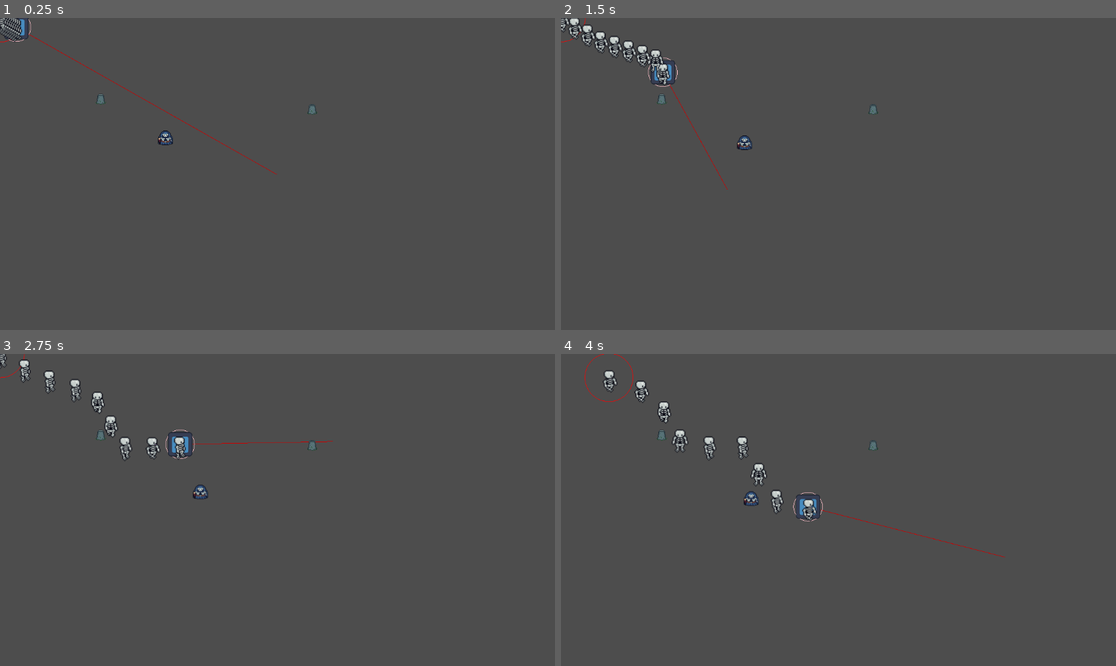
Above: before the commit, frames 1-4 (two rows, left to right).
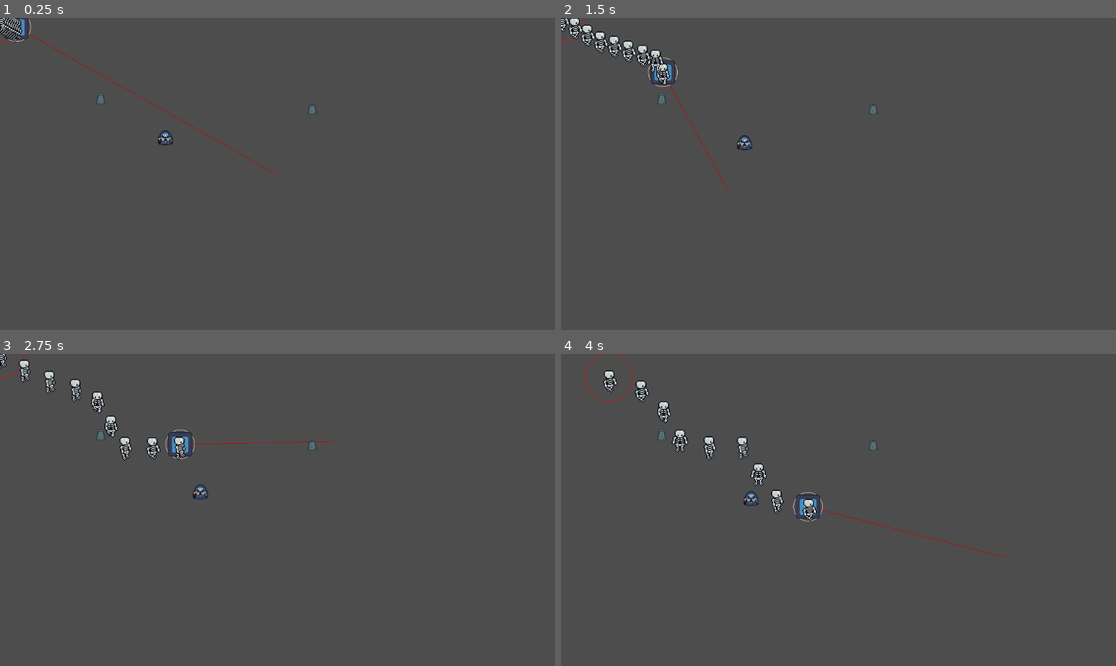
Above: after the commit, the same moments.

Repository: iris-nkhn/Mini-Jam-208
Game: Godot game, scene res://scenes/root.tscn
The game is run twice, just before and just after one commit, with the same random seed, the same clock (stepped at 60 frames per second) and the same inputs. The engine's default icon, where the game draws it, is replaced by a stand-in: a white triangle on a blue panel in a dark square.
Inputs (mouse positions are in pixels of both pictures, inside the frame that each line leads up to):
- Up to frame 1 (0.25 s): no input
- Up to frame 2 (1.5 s): move the mouse to (960, 158) at 0.52 s; hold D (Right) 0.53-1.28 s; move the mouse to (727, 189) at 1.27 s; hold S (Down) from 1.28 s (still down)
- Up to frame 3 (2.75 s): move the mouse to (333, 441) at 2.02 s; release S (Down) at 2.03 s; hold D (Right) from 2.03 s (still down)
- Up to frame 4 (4 s): move the mouse to (810, 572) at 2.77 s; release D (Right) at 2.78 s; hold W (Up) 2.78-3.53 s; move the mouse to (1005, 556) at 3.52 s; hold A (Left) from 3.53 s (still down)

The runs differ from the first frame. In frame 1, 0.2% of the frame differs, in the area x 0-5%, y 0-8%; in frame 2, 0.5%; in frame 3, 0.5%; in frame 4, 0.6%, in the area x 7-47%, y 5-54%.

Commit message:
Filtros, sprites de particulas, escena de torre +  nodo de animacion

Diff:
--- a/scenes/follower/follower_1.tscn
+++ b/scenes/follower/follower_1.tscn
@@ -353,6 +353,7 @@
 script = ExtResource("1_bhxwe")
 
 [node name="Sprite2D" type="Sprite2D" parent="." unique_id=1435422461]
+texture_filter = 1
 scale = Vector2(2, 2)
 texture = ExtResource("1_b5sj2")
 hframes = 12
--- /dev/null
+++ b/scenes/tower/tower.tscn
@@ -0,0 +1,70 @@
+[gd_scene format=3 uid="uid://brtlta8w3dq4l"]
+
+[ext_resource type="Texture2D" uid="uid://bufa2iv11sgf6" path="res://assets/sprites/tower_spritesheet.png" id="1_mg2hd"]
+
+[sub_resource type="Animation" id="Animation_r21n7"]
+length = 0.001
+tracks/0/type = "value"
+tracks/0/imported = false
+tracks/0/enabled = true
+tracks/0/path = NodePath(".:frame")
+tracks/0/interp = 1
+tracks/0/loop_wrap = true
+tracks/0/keys = {
+"times": PackedFloat32Array(0),
+"transitions": PackedFloat32Array(1),
+"update": 1,
+"values": [0]
+}
+
+[sub_resource type="Animation" id="Animation_cbwxl"]
+resource_name = "conquer"
+step = 0.125
+tracks/0/type = "value"
+tracks/0/imported = false
+tracks/0/enabled = true
+tracks/0/path = NodePath(".:frame")
+tracks/0/interp = 1
+tracks/0/loop_wrap = true
+tracks/0/keys = {
+"times": PackedFloat32Array(0),
+"transitions": PackedFloat32Array(1),
+"update": 1,
+"values": [5]
+}
+
+[sub_resource type="Animation" id="Animation_nfofi"]
+resource_name = "spawn"
+length = 0.7500125
+loop_mode = 1
+step = 0.125
+tracks/0/type = "value"
+tracks/0/imported = false
+tracks/0/enabled = true
+tracks/0/path = NodePath(".:frame")
+tracks/0/interp = 1
+tracks/0/loop_wrap = true
+tracks/0/keys = {
+"times": PackedFloat32Array(0, 0.125, 0.25, 0.375, 0.5, 0.625),
+"transitions": PackedFloat32Array(1, 1, 1, 1, 1, 1),
+"update": 1,
+"values": [0, 1, 2, 3, 4, 0]
+}
+
+[sub_resource type="AnimationLibrary" id="AnimationLibrary_vec08"]
+_data = {
+&"RESET": SubResource("Animation_r21n7"),
+&"conquer": SubResource("Animation_cbwxl"),
+&"spawn": SubResource("Animation_nfofi")
+}
+
+[node name="Tower" type="Node2D" unique_id=1851686010]
+
+[node name="Sprite2D" type="Sprite2D" parent="." unique_id=85697151]
+texture_filter = 1
+texture = ExtResource("1_mg2hd")
+hframes = 6
+
+[node name="AnimationPlayer" type="AnimationPlayer" parent="Sprite2D" unique_id=198728355]
+libraries/ = SubResource("AnimationLibrary_vec08")
+playback_auto_capture = false
Renamed: assets/sprites/aparition_particles_sprite.png -> assets/particles/aparition_particles_sprite.png
Not shown, changed: assets/particles/aparition_particles_sprite.png.import
Binary file added: assets/particles/particle_bone.png
Not shown, added: assets/particles/particle_bone.png.import
Binary file added: assets/particles/particle_darkness.png
Not shown, added: assets/particles/particle_darkness.png.import
Binary file changed: assets/sprites/tombstone_sprite.png
Binary file added: assets/sprites/tower_spritesheet.png
Not shown, added: assets/sprites/tower_spritesheet.png.import
Binary file added: assets/tilemap/tilemap.png
Not shown, added: assets/tilemap/tilemap.png.import
